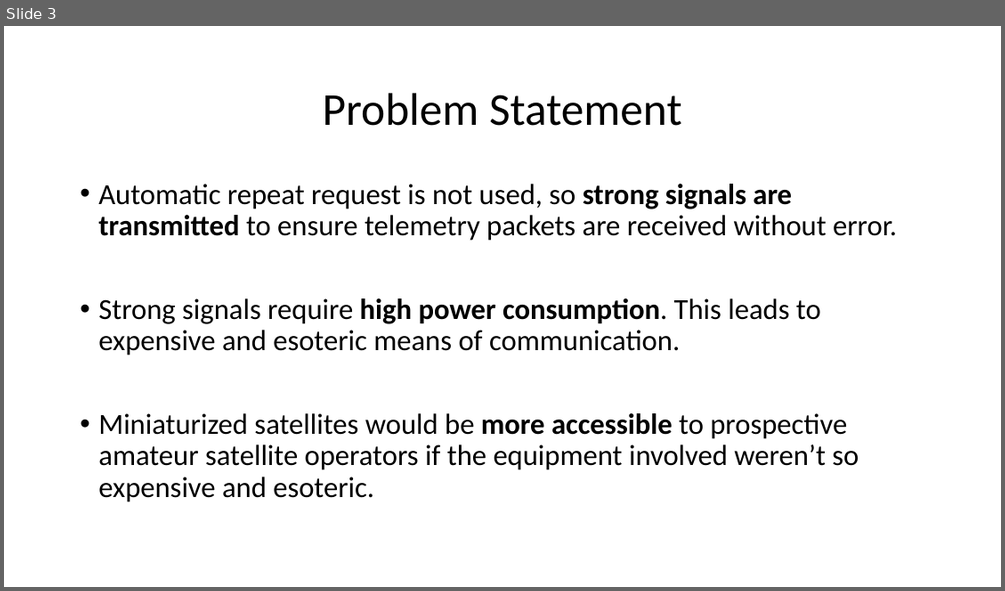
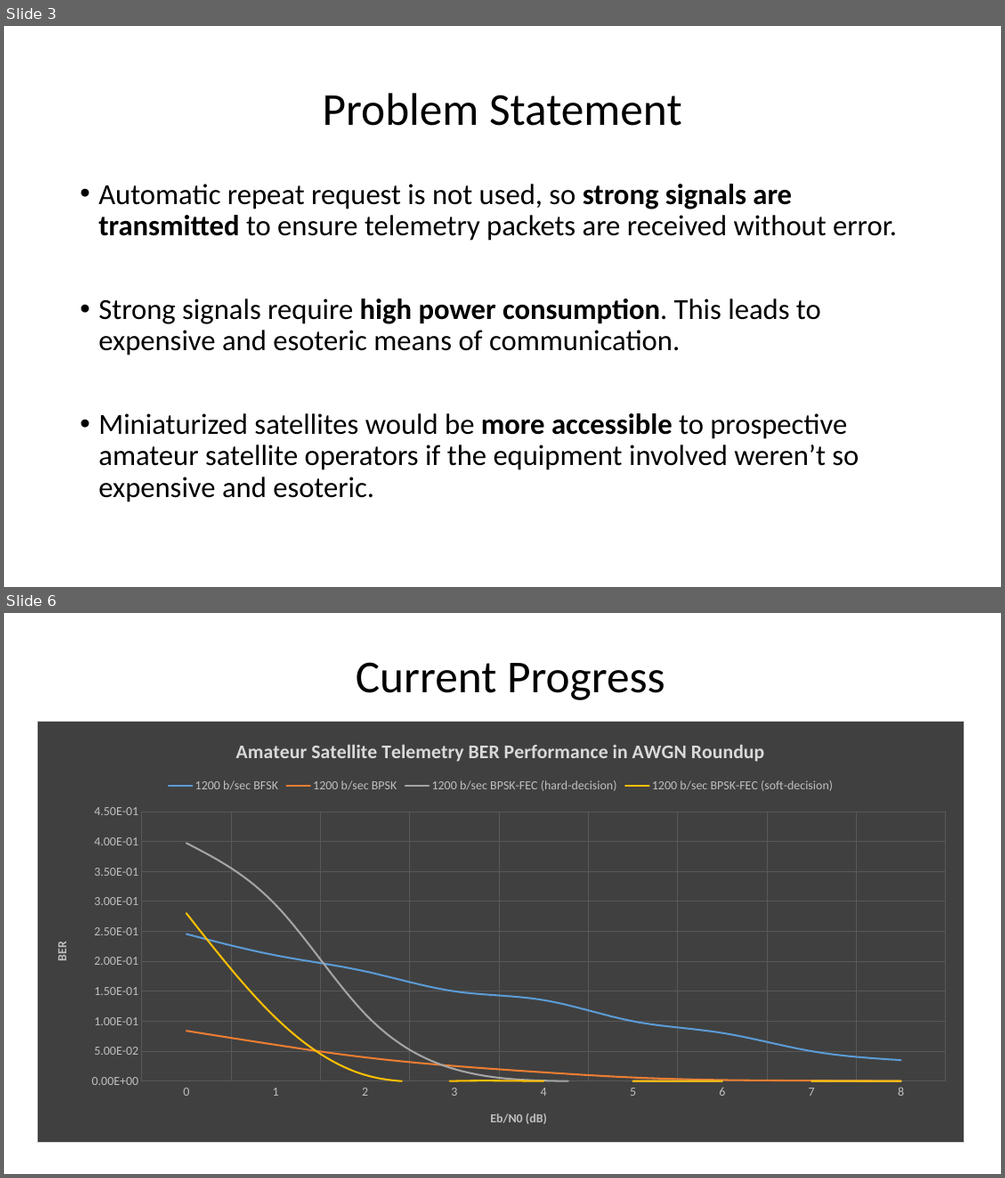
Before and after one commit to RadioInnovators/SD, a slide deck: Presentations/SD1/SD1_presentation.pptx. Shown one above the other, each under a label of ours: slide 3 before the commit, slides 3 and 6 after it; the slides between them are not shown. The pictures are 1005x591 and 1005x1178 pixels, drawn with LibreOffice and Linux fonts; fonts in the diff are those of the drawing. Boxes give left, top, right and bottom in pixels: in the first picture for what was removed or moved away, otherwise in the second. Text is boxed around its words. In the diff, an @@ line names an element or a change of style, - is before the commit and + after.

```diff
--- a/Presentations/SD1/SD1_presentation.pptx
+++ b/Presentations/SD1/SD1_presentation.pptx
@@ slide 6 added at bbox=[4, 613, 1001, 1174], background #FFFFFF @@
@@ title added at bbox=[356, 662, 665, 700], 44 pt, text #000000 @@
+Current Progress
@@ line chart added at bbox=[38, 722, 965, 1143] @@
+title "Amateur Satellite Telemetry BER Performance in AWGN Roundup "
+categories: 0, 1, 2, 3, 4, 5, 6, 7, 8
+1200 b/sec BFSK: 0.25, 0.21, 0.18, 0.15, 0.14, 0.1, 0.08, 0.05, 0.04
+1200 b/sec BPSK: 0.08, 0.06, 0.04, 0.03, 0.01, 0.01, 0, 0, 0
+1200 b/sec BPSK-FEC (hard-decision): 0.4, 0.29, 0.11, 0.02, 0, 0, 0, 0, 0
+1200 b/sec BPSK-FEC (soft-decision): 0.28, 0.11, 0.01, 0, 0, 0, 0, 0, 0
```
Also in this commit, not shown: 4 slides changed, 8 other slides added, 1 slide removed, 2 other files.
